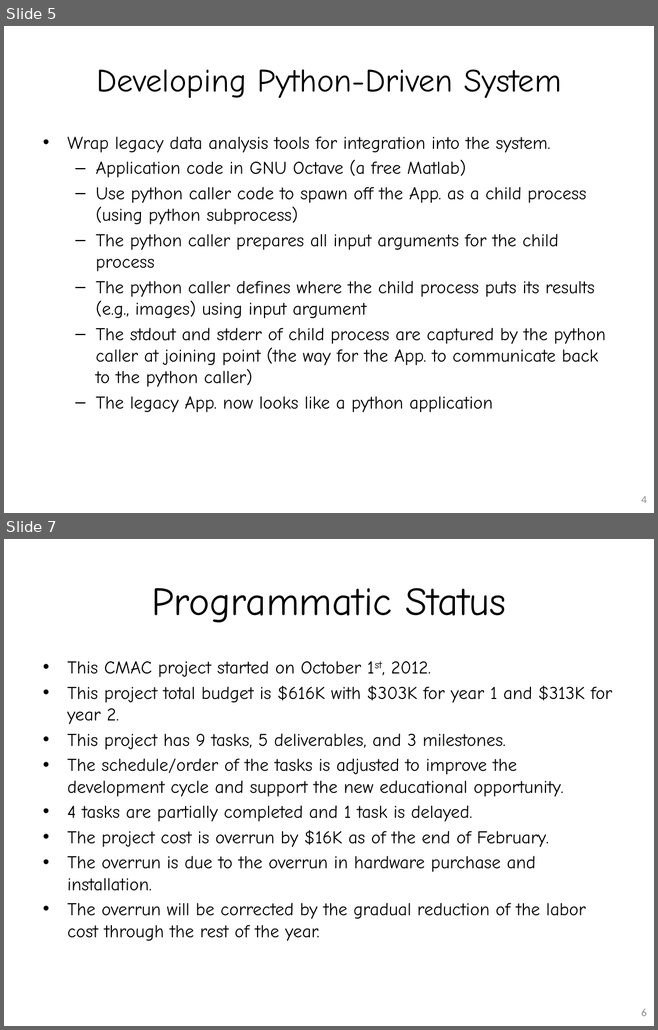
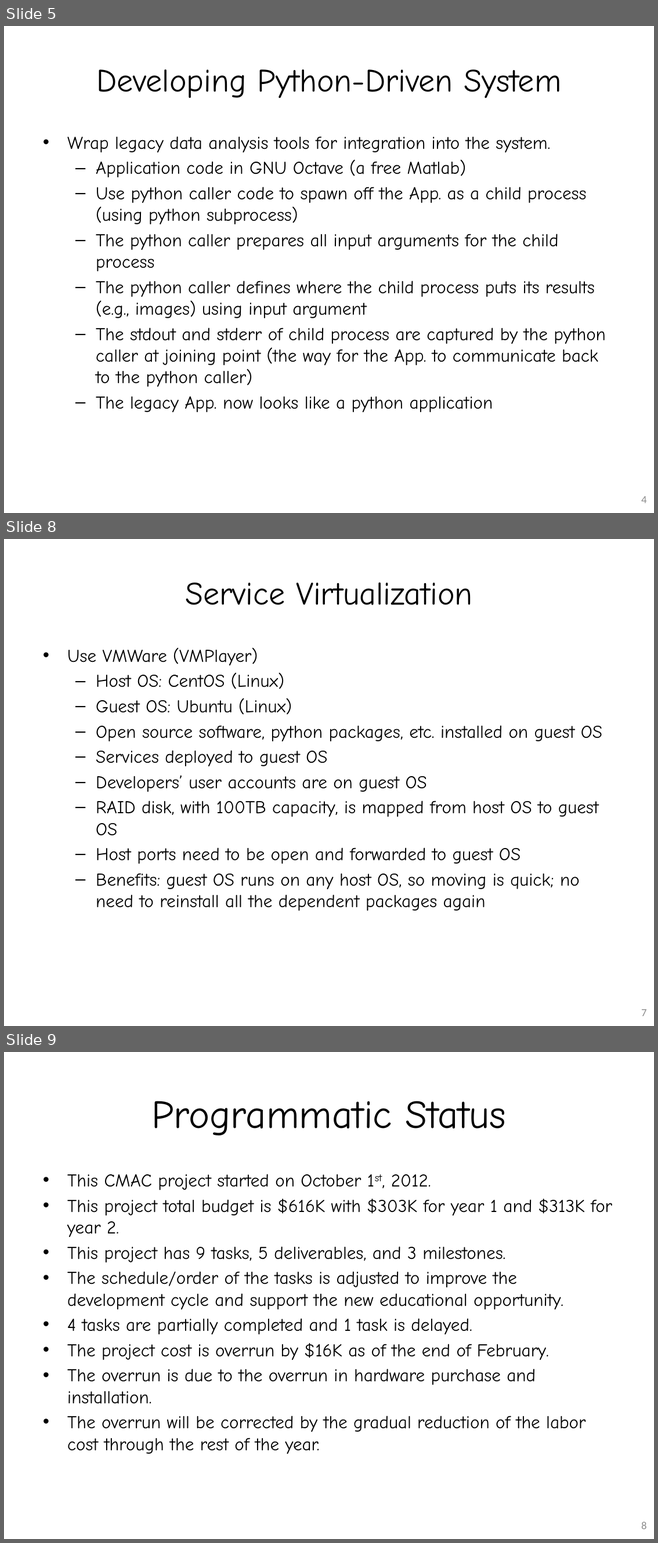
Before and after one commit to flytosky/JPL-WebService, a slide deck: doc/CMAC_Lee_First_Interim_Report.pptx. Shown one above the other, each under a label of ours: slides 5 and 7 before the commit, slides 5, 8 and 9 after it; the slides between them are not shown. The pictures are 658x1030 and 658x1543 pixels, drawn with LibreOffice and Linux fonts; fonts in the diff are those of the drawing. Boxes give left, top, right and bottom in pixels: in the first picture for what was removed or moved away, otherwise in the second. Text is boxed around its words. In the diff, an @@ line names an element or a change of style, - is before the commit and + after.

Commit message:
update with service diagram, vituralization slides

```diff
--- a/doc/CMAC_Lee_First_Interim_Report.pptx
+++ b/doc/CMAC_Lee_First_Interim_Report.pptx
@@ slide 8 added at [4, 539, 654, 1026], background #FFFFFF @@
@@ title added at [185, 583, 473, 605], 36 pt, text #000000 @@
+Service Virtualization
@@ text added at [67, 647, 602, 911], 20 pt, text #000000 @@
+• Use VMWare (VMPlayer)
+  – Host OS: CentOS (Linux)
+  – Guest OS: Ubuntu (Linux)
+  – Open source software, python packages, etc. installed on guest OS
+  – Services deployed to guest OS
+  – Developers’ user accounts are on guest OS
+  – RAID disk, with 100TB capacity, is mapped from host OS to guest OS
+  – Host ports need to be open and forwarded to guest OS
+  – Benefits: guest OS runs on any host OS, so moving is quick; no need to reinstall all the dependent packages again
@@ page number added at [641, 1009, 646, 1016], 12 pt, text #8C8C8C @@
+7
@@ what was slide 7 is now slide 9 @@
@@ page number at [641, 1522, 646, 1529]: text changed @@
-6
+8
```
Also in this commit, not shown: 1 slide changed, 1 other slide added.
